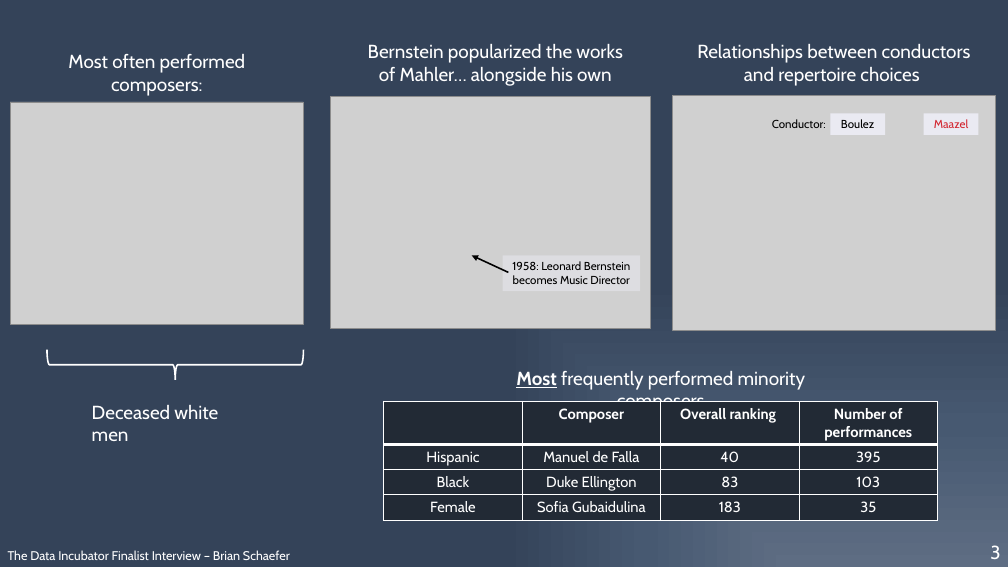
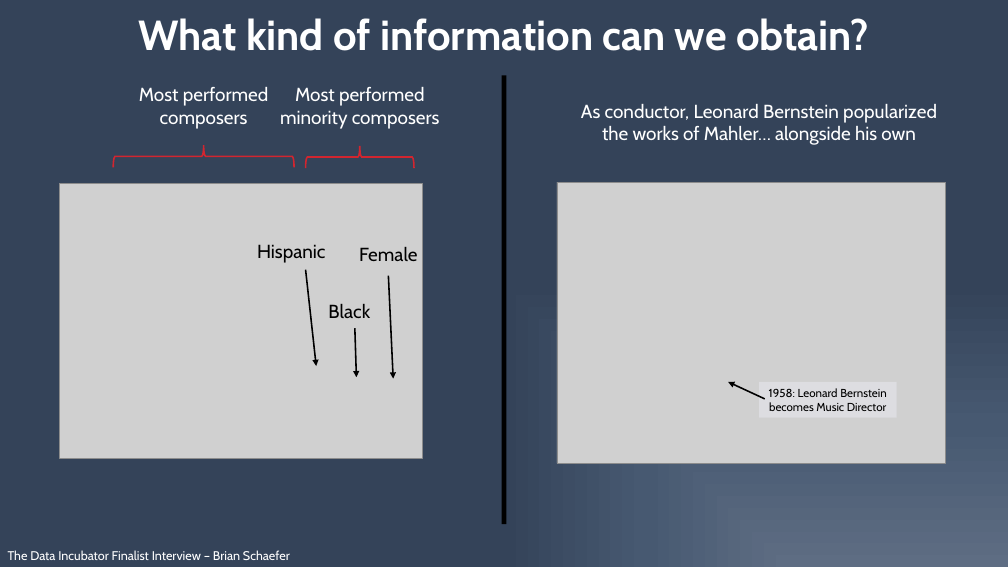
Before and after one commit to physinet/NY-Phil-EDA, a slide deck: slide 2 of interview_pitch.pptx (slide 3 before the commit). Drawn at 1008x567 pixels with LibreOffice and Linux fonts; fonts in the diff are those of the drawing; grey boxes stand for pictures. Boxes give left, top, right and bottom in pixels: in the first picture for what was removed or moved away, otherwise in the second. Text is boxed around its words. In the diff, an @@ line names an element or a change of style, - is before the commit and + after.

```diff
--- a/interview_pitch.pptx
+++ b/interview_pitch.pptx
@@ title added at (138,18,869,51), 40 pt, text #FFFFFF, bold @@
+What kind of information can we obtain?
@@ text removed at (697,44,971,86) @@
-Relationships between conductors and repertoire choices
@@ text at (139,87,269,129): text changed @@
-Most often performed composers:
+Most performed composers
@@ text at (280,87,440,129): text changed @@
-Most frequently performed minority composers
+Most performed minority composers
@@ line added from (504, 76) to (504, 524), #000000 4.5 pt @@
@@ picture removed at (10,102,303,324) @@
@@ text at (581,104,937,145): text changed @@
-Bernstein popularized the works of Mahler… alongside his own
+As conductor, Leonard Bernstein popularized the works of Mahler… alongside his own
@@ picture removed at (672,95,996,330) @@
@@ text removed at (772,119,826,128) @@
-Conductor:
@@ rectangle removed at (830,113,885,135) @@
-Boulez
@@ rectangle removed at (924,113,979,135) @@
-Maazel
@@ right brace added at (113,145,294,167), outline #D2252F 1.5 pt @@
@@ right brace added at (306,146,414,168), outline #D2252F 1.5 pt @@
@@ picture added at (60,184,423,459) @@
@@ picture: place and size @@
-picture at (330,97,650,329)
+picture at (557,182,946,464)
@@ text added at (257,244,325,263), 18 pt, text #000000 @@
+Hispanic
@@ text added at (359,247,417,261), 18 pt, text #000000 @@
+Female
@@ arrow added from (306, 270) to (316, 366), #000000 1.5 pt @@
@@ arrow added from (389, 276) to (393, 379), #000000 1.5 pt @@
@@ text added at (328,304,370,318), 18 pt, text #000000 @@
+Black
@@ arrow added from (355, 328) to (356, 377), #000000 1.5 pt @@
@@ right brace removed at (47,350,304,380) @@
@@ arrow moved from (508, 272) - (472, 256) to (765, 399) - (728, 382) @@
@@ rectangle "1958: Leonard Bernstein becomes Music ...": place and size @@
-rectangle "1958: Leonard Bernstein becomes Music ..." at (503,256,640,291)
+rectangle "1958: Leonard Bernstein becomes Music ..." at (759,382,897,417)
@@ text removed at (92,405,218,441) @@
-Deceased white men
@@ table removed at (384,402,938,520), 4 rows, 4 columns @@
- | Composer | Overall ranking | Number of performances
-Hispanic | Manuel de Falla | 40 | 395
-Black | Duke Ellington | 83 | 103
-Female | Sofia Gubaidulina | 183 | 35
@@ text removed at (990,545,1000,559) @@
-3
```
Also in this commit, not shown: 2 other slides changed, 1 slide removed, 2 other files.
